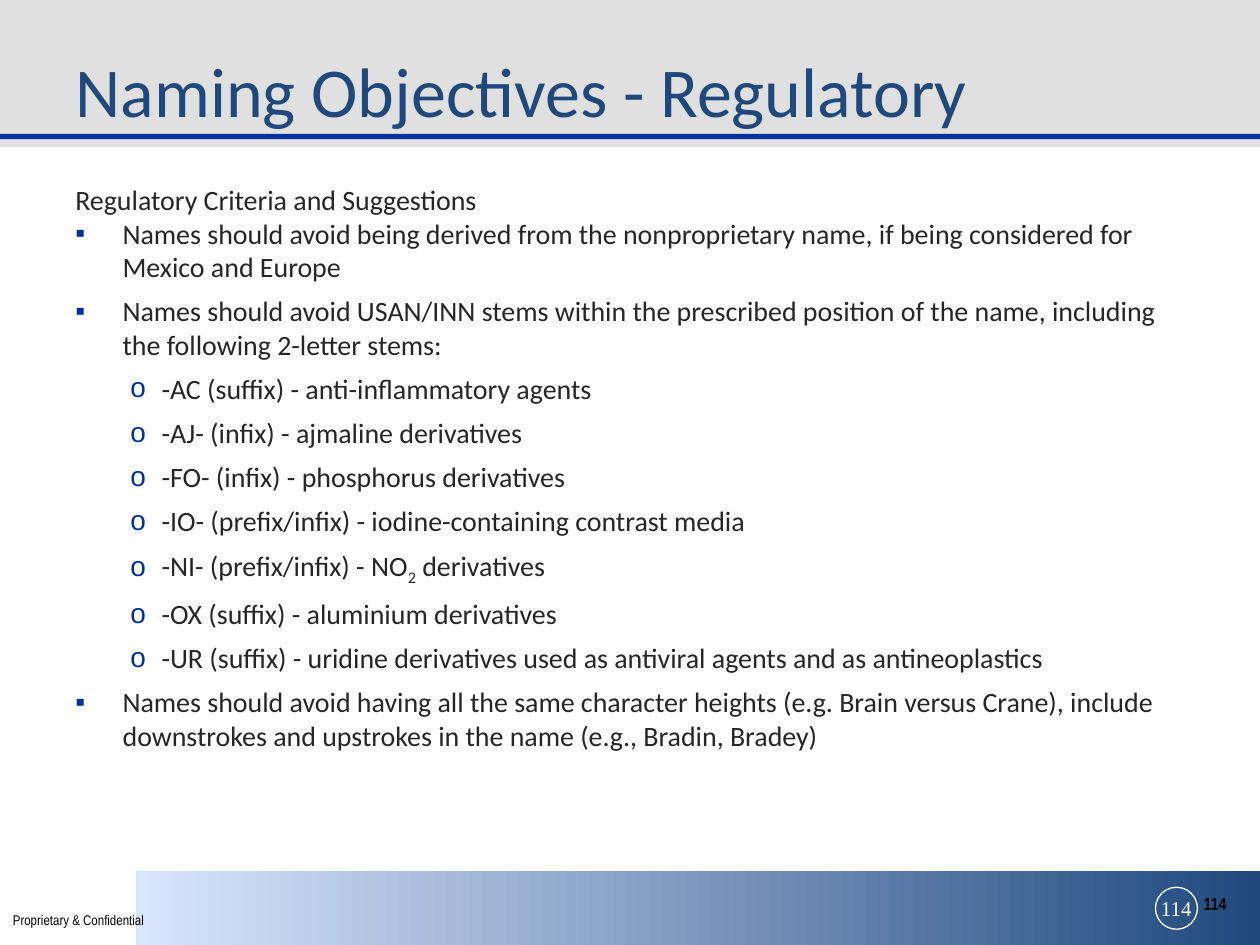
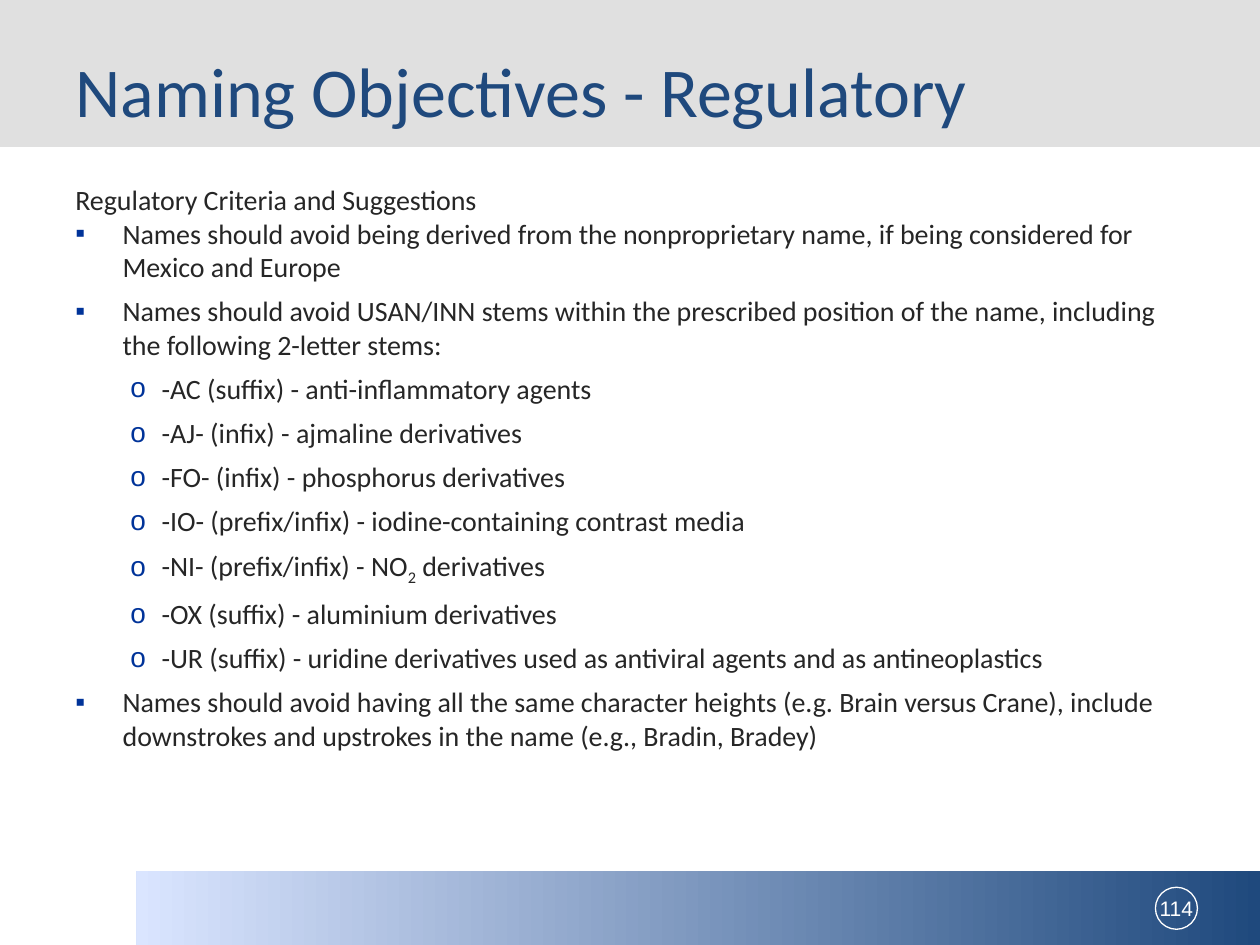
Before and after one commit to VegaCode/Presentations, a slide deck: slide 114 of app/nw_slides/625/625B.ppt. Drawn at 1260x945 pixels with LibreOffice and Linux fonts; fonts in the diff are those of the drawing; background and template pictures are left out. Boxes give left, top, right and bottom in pixels: in the first picture for what was removed or moved away, otherwise in the second. Text is boxed around its words. In the diff, an @@ line names an element or a change of style, - is before the commit and + after.

```diff
--- a/app/nw_slides/625/625B.ppt
+++ b/app/nw_slides/625/625B.ppt
@@ line removed from (0, 136) to (1260, 136) @@
@@ page number at [1160, 901, 1193, 921]: font Times New Roman to Arial @@
@@ text removed at [13, 914, 144, 928] @@
-Proprietary & Confidential
@@ page number removed at [1161, 902, 1192, 916] @@
-114
```
Also in this commit, not shown: 114 other slides changed, 24 other files.
